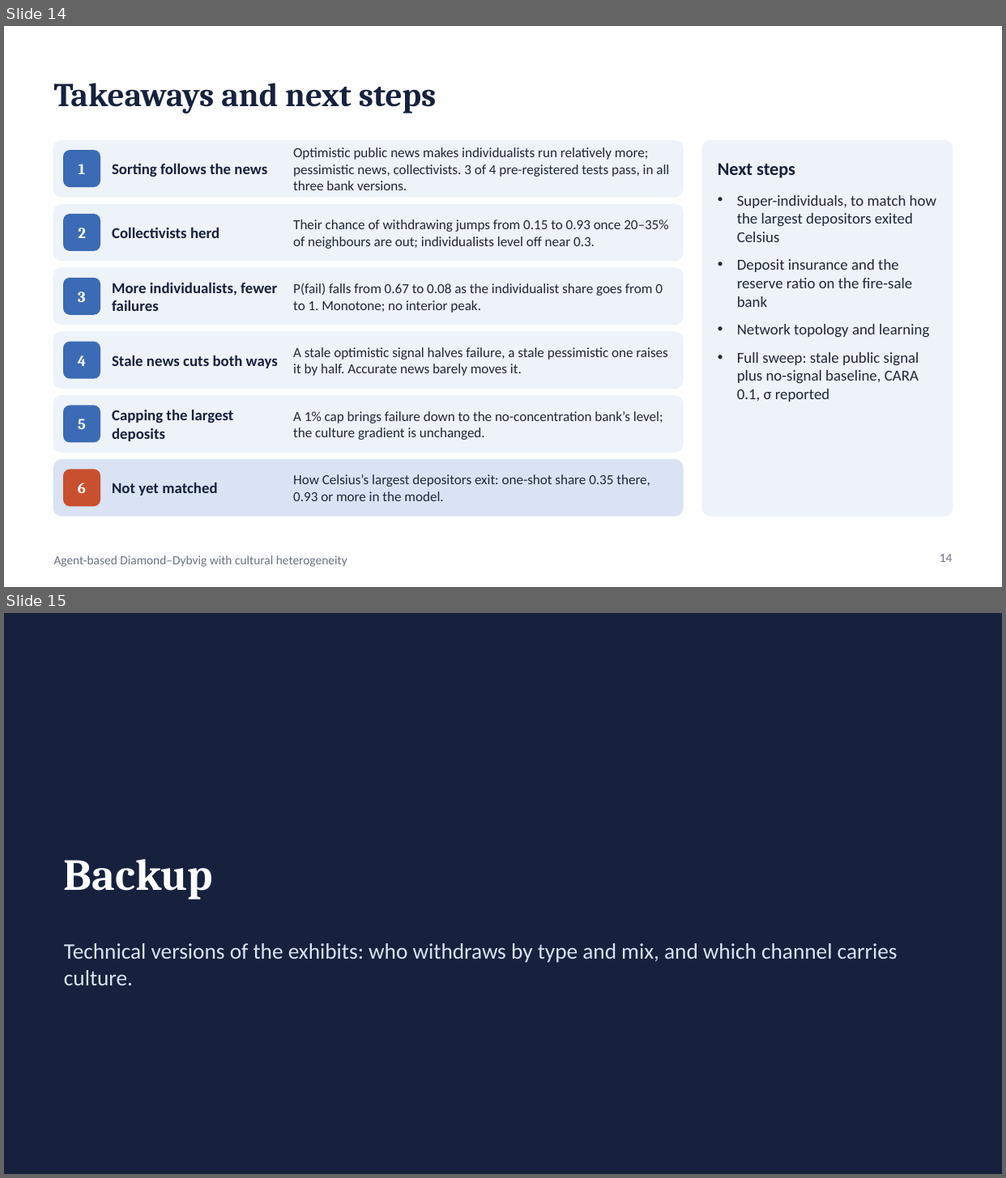
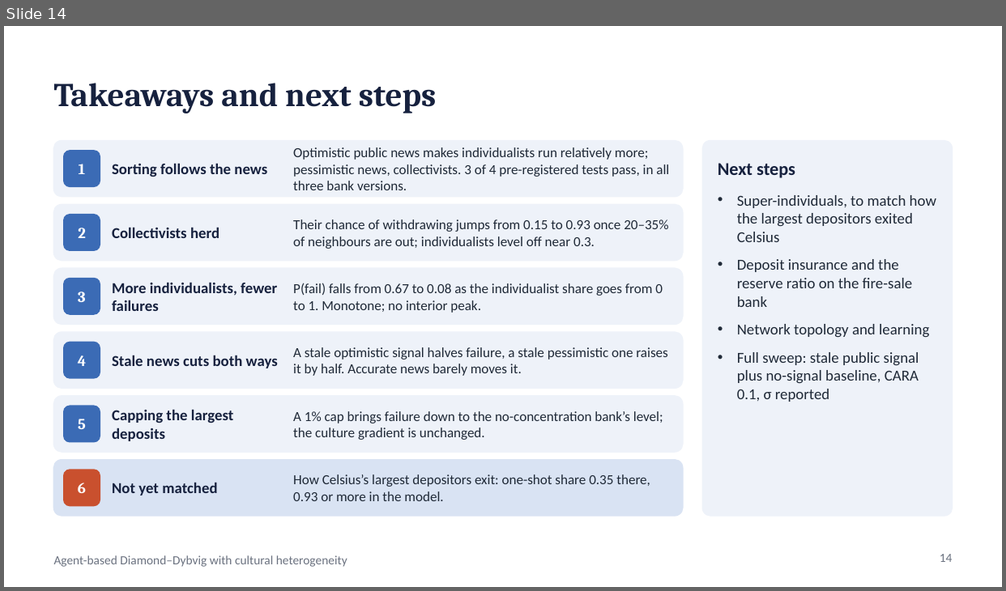
Before and after one commit to wlstover/BankRuns5, a slide deck: docs/deck_2026-10-26_seminar.pptx. Shown one above the other, each under a label of ours: slides 14 and 15 before the commit, slide 14 after it. The pictures are 1006x1178 and 1006x591 pixels, drawn with LibreOffice and Linux fonts; fonts in the diff are those of the drawing. Boxes give left, top, right and bottom in pixels: in the first picture for what was removed or moved away, otherwise in the second. Text is boxed around its words. In the diff, an @@ line names an element or a change of style, - is before the commit and + after.

```diff
--- a/docs/deck_2026-10-26_seminar.pptx
+++ b/docs/deck_2026-10-26_seminar.pptx
@@ slide 15 removed at [4, 613, 1002, 1174], background #16213E @@
@@ title removed at [64, 859, 213, 900] @@
-Backup
@@ text removed at [64, 943, 897, 986] @@
-Technical versions of the exhibits: who withdraws by type and mix, and which channel carries culture.
```
Also in this commit, not shown: 2 other slides removed, 2 other files.
